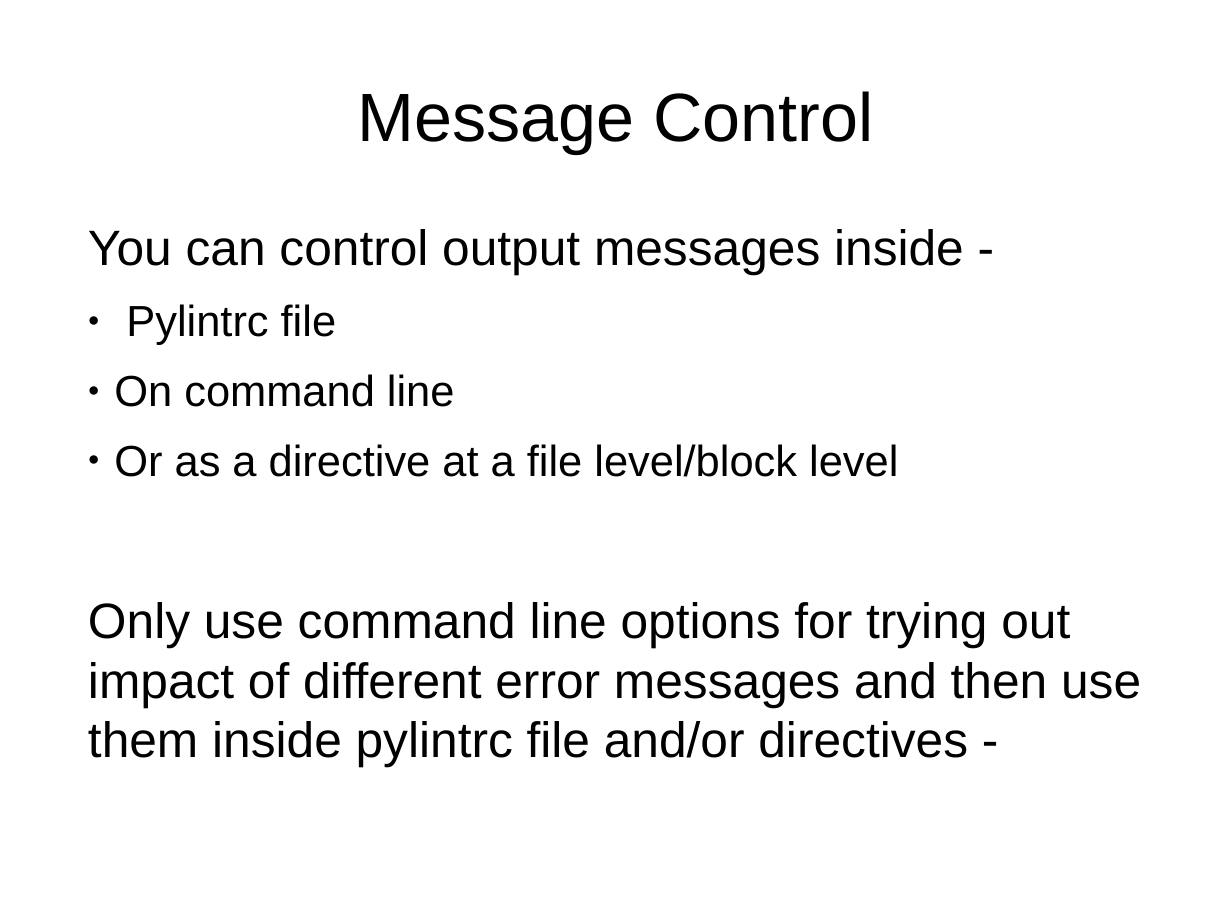
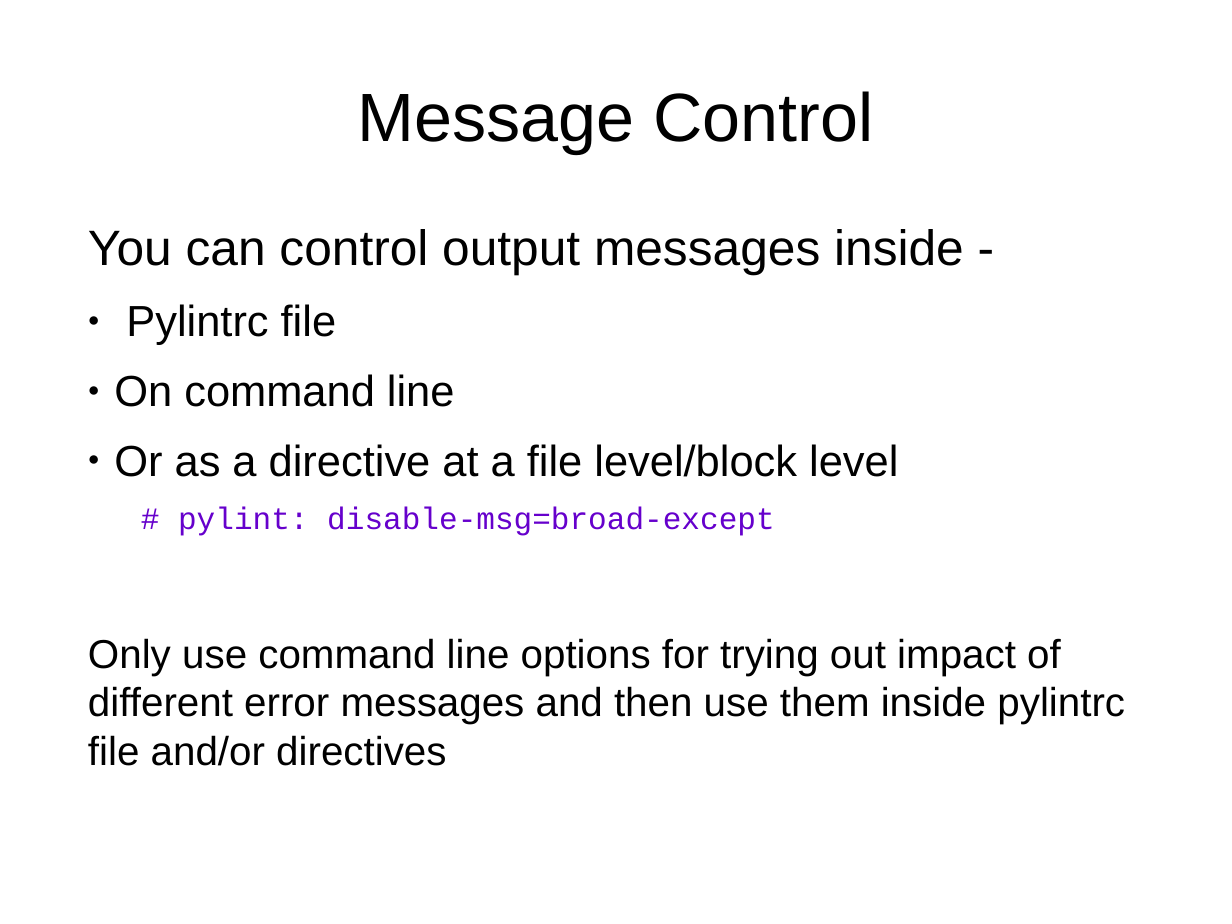
Before and after one commit to gabhijit/Pycon-2018, a slide deck: slide 29 of presentation.odp. Drawn at 1232x924 pixels with LibreOffice and Linux fonts; fonts in the diff are those of the drawing. Boxes give left, top, right and bottom in pixels: in the first picture for what was removed or moved away, otherwise in the second. Text is boxed around its words. In the diff, an @@ line names an element or a change of style, - is before the commit and + after.

```diff
--- a/presentation.odp
+++ b/presentation.odp
@@ text at (88, 507, 1125, 766): text changed; size 32 to 26 pt @@
-Only use command line options for trying out impact of different error messages and then use them inside pylintrc file and/or directives -
+    # pylint: disable-msg=broad-except
+Only use command line options for trying out impact of different error messages and then use them inside pylintrc file and/or directives
```
Also in this commit, not shown: 2 other slides changed, 1 other file.
